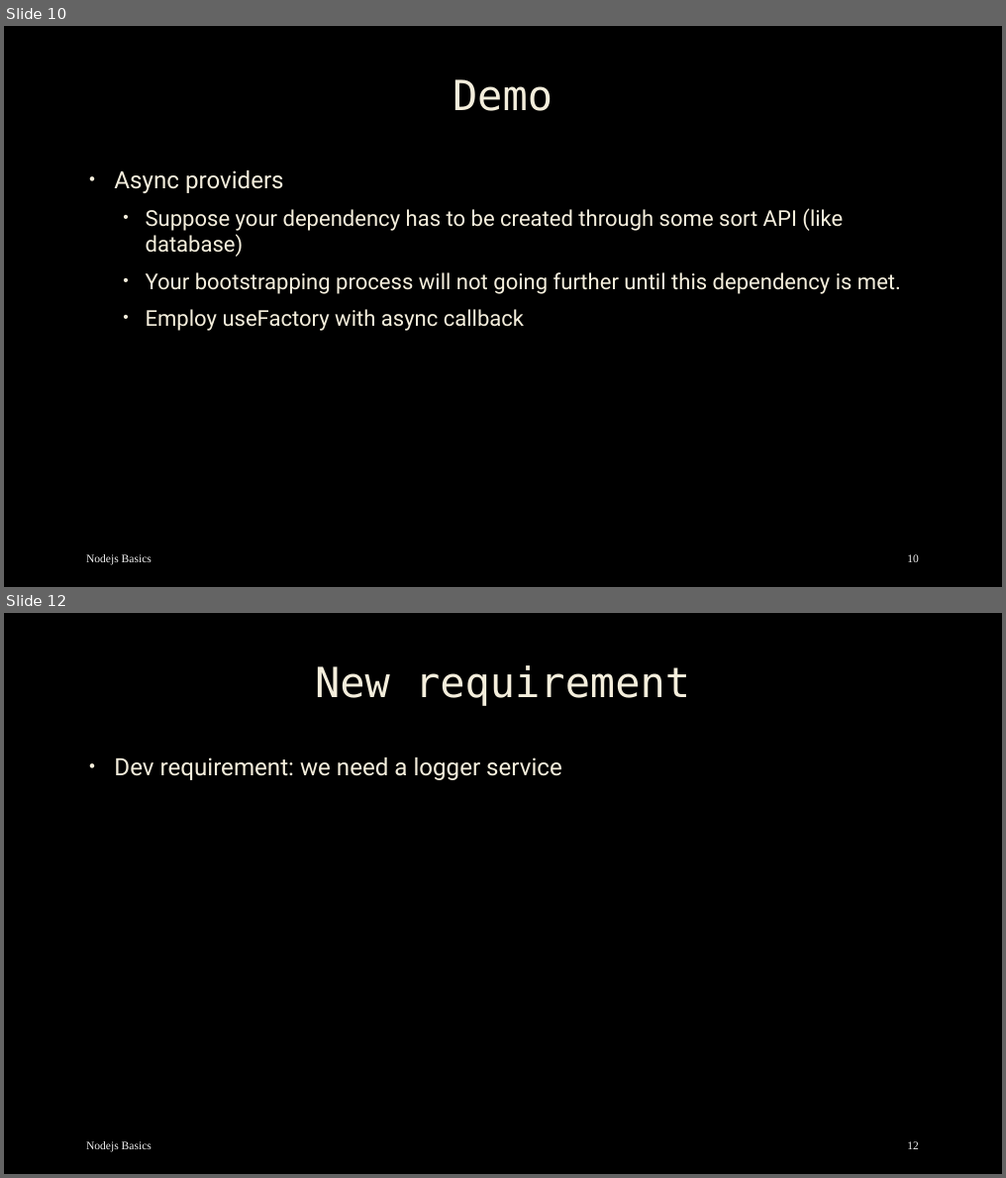
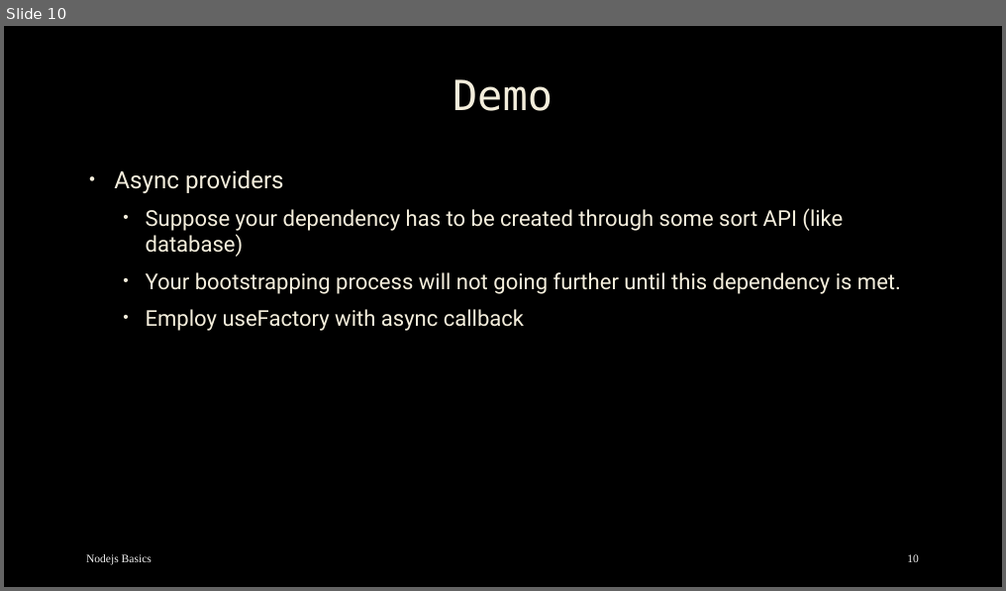
Before and after one commit to mostafa8026/nestjs-course, a slide deck: nestjs/nestjs-04.pptx. Shown one above the other, each under a label of ours: slides 10 and 12 before the commit, slide 10 after it; the slides between them are not shown. The pictures are 1006x1178 and 1006x591 pixels, drawn with LibreOffice and Linux fonts; fonts in the diff are those of the drawing; background and template pictures are left out. Boxes give left, top, right and bottom in pixels: in the first picture for what was removed or moved away, otherwise in the second. Text is boxed around its words. In the diff, an @@ line names an element or a change of style, - is before the commit and + after.

```diff
--- a/nestjs/nestjs-04.pptx
+++ b/nestjs/nestjs-04.pptx
@@ slide 12 removed at [4, 613, 1002, 1174], background picture (left out) @@
@@ title removed at [315, 665, 690, 706] @@
-New requirement
@@ text removed at [114, 758, 562, 780] @@
-• Dev requirement: we need a logger service
@@ text removed at [86, 1142, 152, 1153] @@
-Nodejs Basics
@@ page number removed at [907, 1142, 919, 1150] @@
-12
```
Also in this commit, not shown: 2 slides changed, 4 other slides removed, 2 other files.
